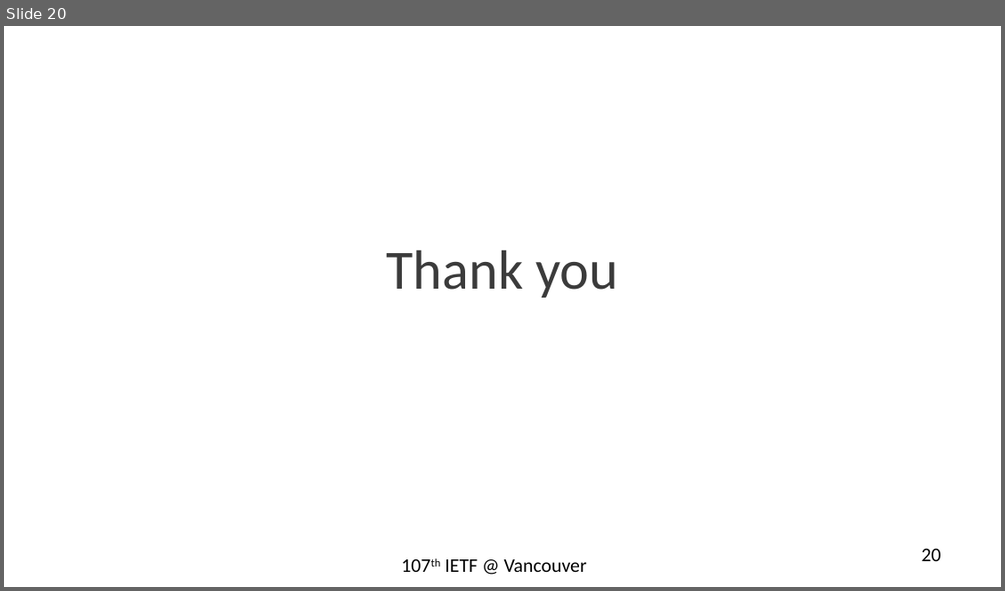
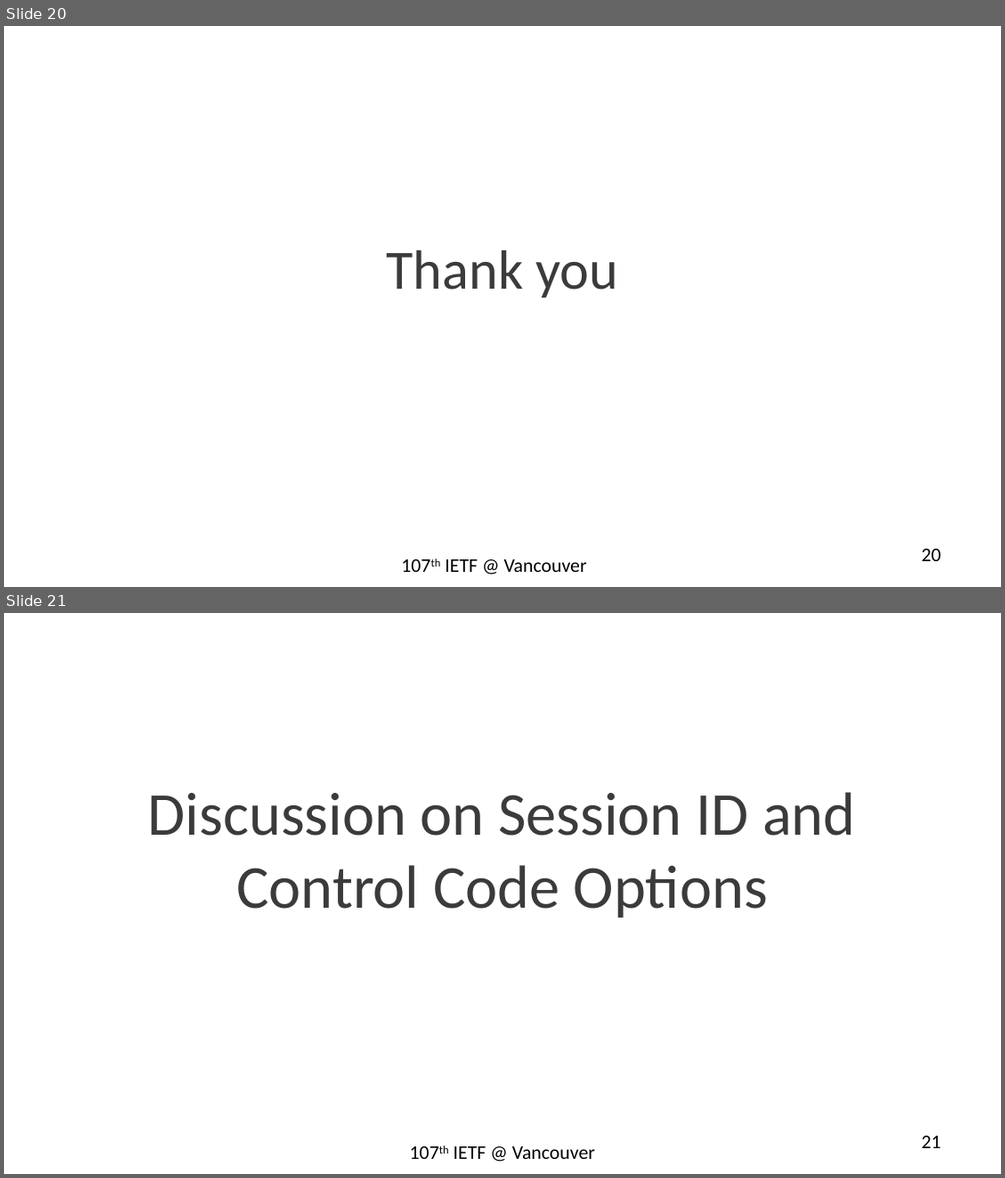
Before and after one commit to rakgandhi/ietf-slides, a slide deck: draft-gandhi-spring-twamp-srpm-07.pptx. Shown one above the other, each under a label of ours: slide 20 before the commit, slides 20 and 21 after it. The pictures are 1005x591 and 1005x1178 pixels, drawn with LibreOffice and Linux fonts; fonts in the diff are those of the drawing. Boxes give left, top, right and bottom in pixels: in the first picture for what was removed or moved away, otherwise in the second. Text is boxed around its words. In the diff, an @@ line names an element or a change of style, - is before the commit and + after.

```diff
--- a/draft-gandhi-spring-twamp-srpm-07.pptx
+++ b/draft-gandhi-spring-twamp-srpm-07.pptx
@@ slide 21 added at (x1=4, y1=613, x2=1001, y2=1174), background #FFFFFF @@
@@ title added at (x1=148, y1=792, x2=856, y2=917), 44 pt, text #3B3B3B @@
+Discussion on Session ID and Control Code Options
@@ text added at (x1=453, y1=1146, x2=595, y2=1159), 14 pt, text #000000 @@
+107th IETF @ Vancouver
@@ page number added at (x1=922, y1=1135, x2=941, y2=1148), 14 pt, text #000000 @@
+21
```
Also in this commit, not shown: 1 slide changed, 5 other slides added.
